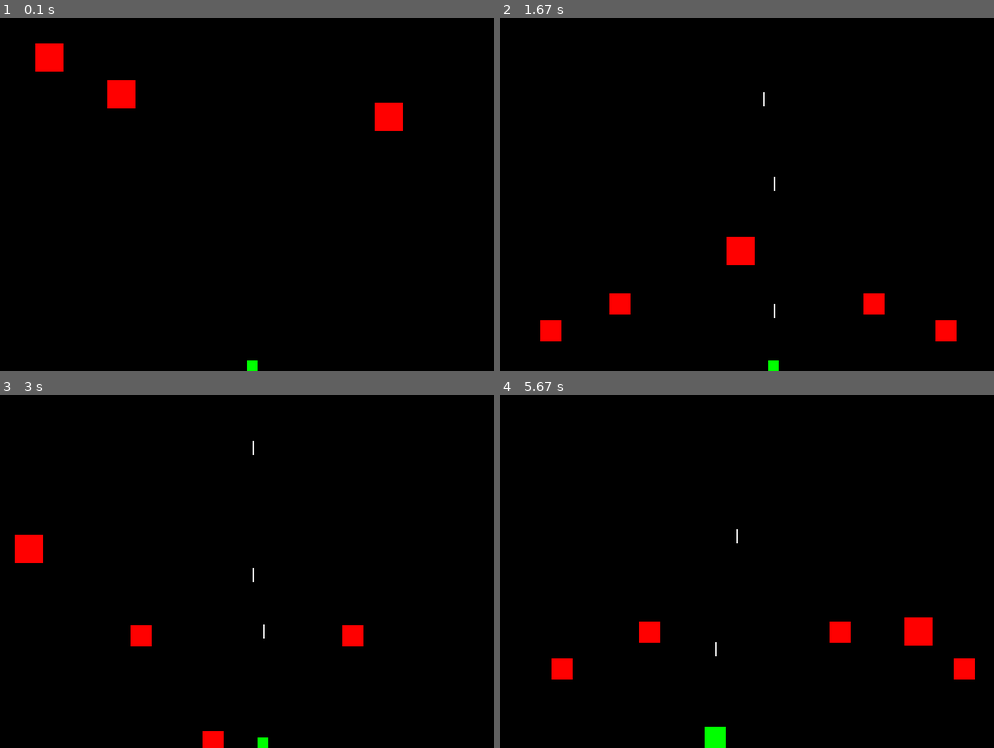
Above: before the commit, frames 1-4 (two rows, left to right).
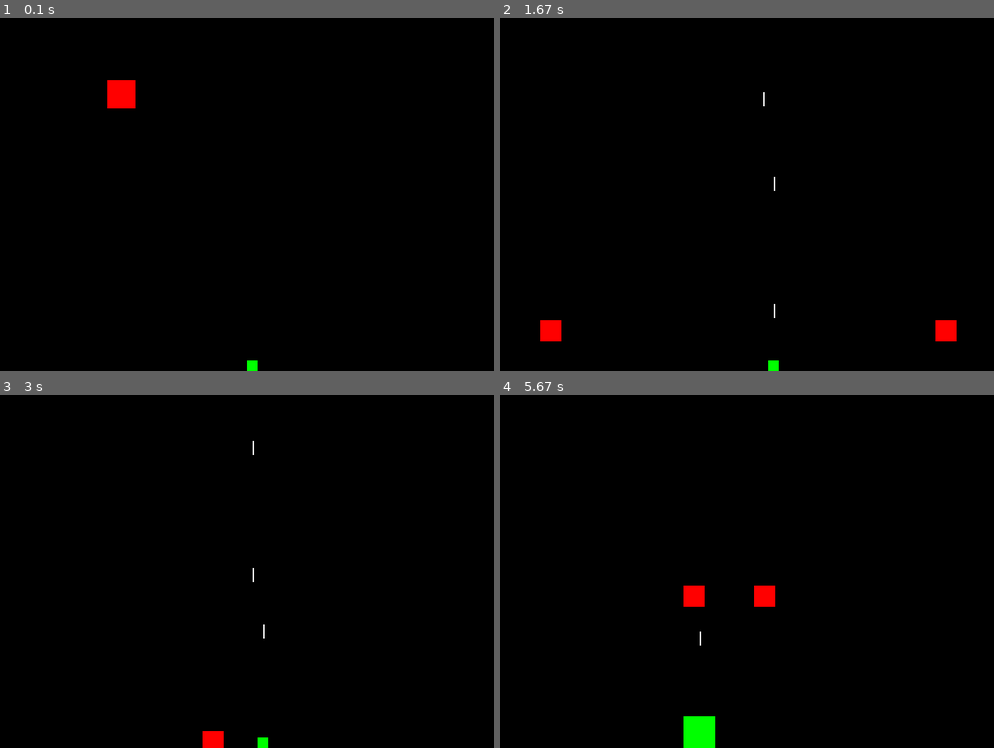
Above: after the commit, the same moments.

Repository: sarahcstringer/games
Game: pygame game, started from game.py
Two runs of this game, one before a commit and one after it. Both use one fixed random seed, a clock stepped at 60 frames per second and the inputs below. The source is Python 2; it was converted automatically to run under Python 3.
Inputs:
- Up to frame 1 (0.1 s): no input
- Up to frame 2 (1.67 s): tap Space at 0.33, 0.73, 1.03, 1.23, 1.53 s; hold Right 0.67-1.13 s; hold Right 1.17-1.63 s
- Up to frame 3 (3 s): hold Left 1.67-2.2 s; tap Space at 1.73, 2.03, 2.3, 2.6, 2.73 s; hold Left 2.23-2.63 s; hold Right from 2.67 s (still down)
- Up to frame 4 (5.67 s): tap Space at 3.03, 3.4, 3.7, 3.9, 4.2, 4.4, 4.7, 4.9, 5.2, 5.47 s; release Right at 3.3 s; hold Left 3.33-3.8 s; hold Right 3.83-4.3 s; hold Right 4.33-4.8 s; hold Left 4.83-5.37 s; hold Left from 5.4 s (still down)

The runs differ from the first frame. In frame 1, 0.9% of the frame differs, in the area x 7-82%, y 7-32%; in frame 2, 1.0%; in frame 3, 1.0%; in frame 4, 2.6%, in the area x 10-97%, y 38-100%.

Commit message:
WIP, shrinking and growing player.

Diff:
--- a/game.py
+++ b/game.py
@@ -118,12 +118,12 @@
     spaceships.add(player)
 
     # create blobs
-    def create_blobs():
+    def create_blobs(num):
         blobs = pygame.sprite.Group()
         blob_start_x = range(screen_size[0])
         blob_start_y = range(screen_size[1]/3)
 
-        for i in range(3):
+        for i in range(num):
             blob = Blob(random.choice(blob_start_x), random.choice(blob_start_y))
             blobs.add(blob)
         return blobs
@@ -132,7 +132,8 @@
     wait = 0
     killed = False
 
-    blobs = create_blobs()
+    blob_num = 1
+    blobs = create_blobs(blob_num)
 
     # main game loop
     while done is not True:
@@ -156,9 +157,11 @@
                     player.rect.x -= player.size
 
         screen.fill(BLACK)
+
         player_kill = pygame.sprite.spritecollide(player, blobs, True)
         if player_kill:
             killed = True
+            grow = player_kill[0].size
 
         if killed:
             if wait < 100:
@@ -171,15 +174,24 @@
             else:
                 size = player.size
                 spaceships.remove(player)
-                player = Spaceship(size=size*2)
+                player = Spaceship(size=size + grow)
                 spaceships.add(player)
-                blobs = create_blobs()
+                blob_num = blob_num - 1 if blob_num > 1 else 1
+                blobs = create_blobs(blob_num)
                 killed = False
                 wait = 0
         else:
+            if len(blobs.sprites()) == 0:
+                blob_num += 1
+                blobs = create_blobs(blob_num)
+                size = player.size
+                spaceships.remove(player)
+                player = Spaceship(size=size - grow) if size > 15 else Spaceship(size=size)
+                spaceships.add(player)
             process_blobs()
 
         spaceships.draw(screen)
+
 
 
         for laser in lasers:
